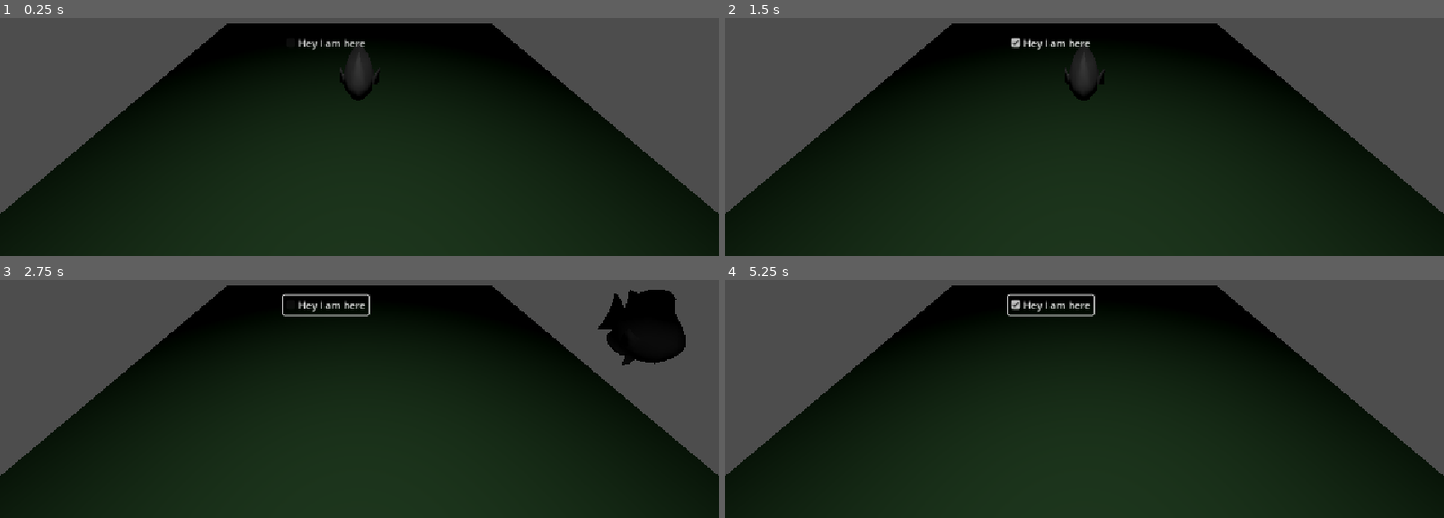
Above: before the commit, frames 1-4 (two rows, left to right).
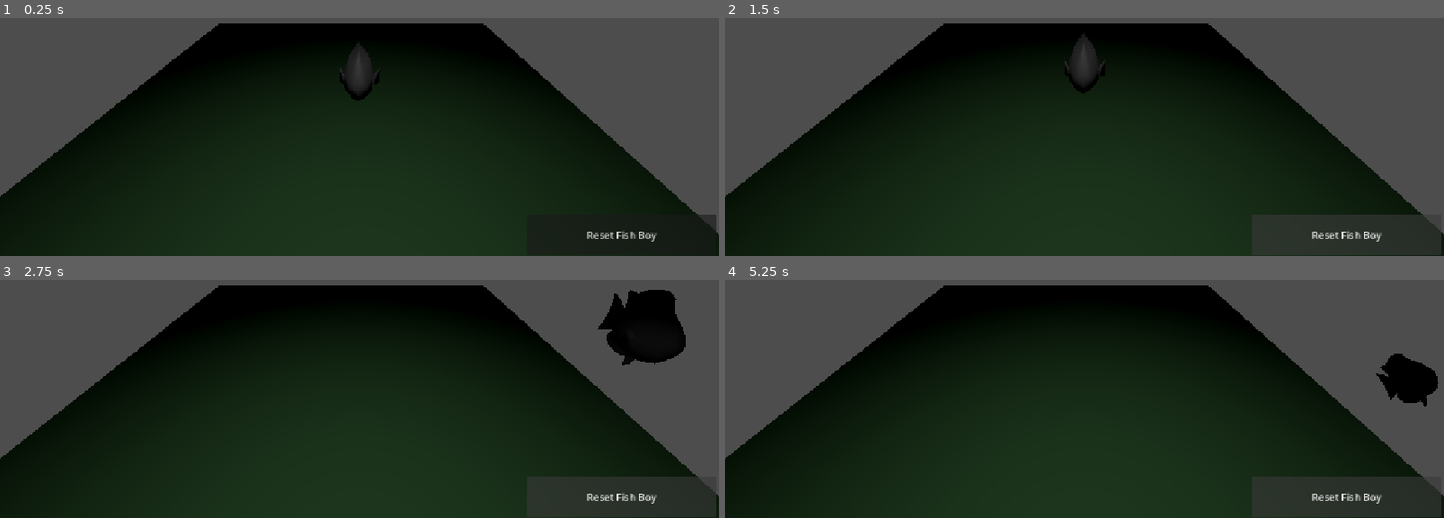
Above: after the commit, the same moments.

Repository: dragonsarebest/Fish-Game
Game: Godot game, scene res://root_scene.tscn
Same seed, same stepped clock (60 frames per second), same inputs: the game is played once before the commit and once after it.
Inputs (mouse positions are in pixels of both pictures, inside the frame that each line leads up to):
- Up to frame 1 (0.25 s): no input
- Up to frame 2 (1.5 s): click (1048, 44) at 0.5 s, where only the run before the commit has a clickable "Hey I am here"; click (1343, 234) at 1.25 s, where only the run after the commit has a clickable "Reset Fish Boy"
- Up to frame 3 (2.75 s): tap Enter at 2 s; hold Right (Move Right) from 2.03 s (still down); hold Space (Jump) from 2.03 s (still down)
- Up to frame 4 (5.25 s): release Right (Move Right) at 2.78 s; release Space (Jump) at 2.78 s; hold Down (Move Backward) 2.78-3.53 s; tap P (Swap Camera) at 2.85, 4.35 s; tap Space (Jump) at 3.02, 3.05, 3.32, 4.52, 4.55, 4.82 s; hold Right (Move Right) 3.53-4.28 s; hold Space (Jump) 3.53-4.28 s; hold Up (Move Forward) 4.28-5.03 s; hold Left (Move Left) from 5.03 s (still down); hold Space (Jump) from 5.03 s (still down)

The runs differ from the first frame. In frame 1, 3.8% of the frame differs, in the area x 0-100%, y 2-94%; in frame 2, 5.8%; in frame 3, 5.8%; in frame 4, 7.0%, in the area x 0-100%, y 2-100%.

Commit message:
spin dash

Diff:
--- a/Da Project/move_this_fucker.gd
+++ b/Da Project/move_this_fucker.gd
@@ -4,10 +4,15 @@
 var is_moving_back : bool = false
 var is_moving_left : bool = false
 var is_moving_right : bool = false
+var is_jumping : bool = false
+const JUMPING_TIME_LIMIT : float = 0.25
+var jump_timer : float = 0
 
 @export var overhead_cam : Camera3D
 
 @export var first_person_cam : Camera3D
+
+@export var curve : Curve
 
 # Called when the node enters the scene tree for the first time.
 func _ready() -> void:
@@ -17,17 +22,30 @@
 func _process(delta: float) -> void:
 
 	if is_moving_forward:
-		move_and_collide(0.1 * Vector3.FORWARD)
+		var force : Vector3 = 15 * Vector3.FORWARD
+		apply_central_force(force)
 	if is_moving_back:
 		move_and_collide(0.1 * Vector3.BACK)
 	if is_moving_right:
 		move_and_collide(0.1 * Vector3.RIGHT)
 	if is_moving_left:
 		move_and_collide(0.1 * Vector3.LEFT)
+	if is_jumping:
+		var force : Vector3 = 50 * Vector3.UP
+		var time_percentage : float = jump_timer / JUMPING_TIME_LIMIT
+		time_percentage = min(time_percentage, 1.0)
+		force *= curve.sample(time_percentage)
+		apply_force(force, Vector3(0, 0, 10))
+		jump_timer += delta
+
 
 func _input(event: InputEvent) -> void:
 	if not self.get_colliding_bodies().is_empty() and event.is_action_pressed("Jump"):
-		apply_force(Vector3(0, 500, 0))
+		is_jumping = true
+		jump_timer = 0
+	if event.is_action_released("Jump"):
+		is_jumping = false
+
 
 	if event.is_action_pressed("Move Forward"):
 		is_moving_forward = true
--- /dev/null
+++ b/Da Project/root_scene.gd
@@ -0,0 +1,24 @@
+extends Node3D
+
+var starting_transform : Transform3D
+@export var player : RigidBody3D
+@export var reset_burton : Button
+
+# Called when the node enters the scene tree for the first time.
+func _ready() -> void:
+	reset_burton.pressed.connect(on_burton_pursed)
+	starting_transform = player.transform
+
+func on_burton_pursed() -> void:
+	player.linear_velocity = Vector3.ZERO
+	player.angular_velocity = Vector3.ZERO
+
+	PhysicsServer3D.body_set_state(
+	player.get_rid(),
+	PhysicsServer3D.BODY_STATE_TRANSFORM,
+	Transform3D.IDENTITY.translated(starting_transform.origin))
+	reset_burton.release_focus()
+
+# Called every frame. 'delta' is the elapsed time since the previous frame.
+func _process(_delta: float) -> void:
+	pass
--- a/Da Project/root_scene.tscn
+++ b/Da Project/root_scene.tscn
@@ -1,8 +1,13 @@
 [gd_scene format=3 uid="uid://h87vbsp2lq5k"]
 
 [ext_resource type="Script" uid="uid://bmklaxbski273" path="res://move_this_fucker.gd" id="1_itajj"]
+[ext_resource type="Script" uid="uid://dmrntih1oq4fr" path="res://root_scene.gd" id="1_t2jh2"]
 [ext_resource type="AudioStream" uid="uid://dxwljw32woaqx" path="res://pound_noises_atmosphereic.mp3" id="2_c77vg"]
 [ext_resource type="ArrayMesh" uid="uid://b4emlm11co61t" path="res://fish.obj" id="2_iqet6"]
+
+[sub_resource type="Curve" id="Curve_iqet6"]
+_data = [Vector2(0, 1), 0.0, 0.0, 0, 0, Vector2(1, 0), 0.0, 0.0, 0, 0]
+point_count = 2
 
 [sub_resource type="CapsuleShape3D" id="CapsuleShape3D_ahg1b"]
 height = 2.1809082
@@ -13,20 +18,26 @@
 albedo_color = Color(0.31278992, 0.54416555, 0.31163722, 1)
 
 [sub_resource type="BoxShape3D" id="BoxShape3D_6jw4u"]
-size = Vector3(2.001587, 0.9388733, 1.956665)
+size = Vector3(2.001587, 0.9388733, 2.593689)
 
-[node name="Root" type="Node3D" unique_id=1451141756]
+[node name="Root" type="Node3D" unique_id=1451141756 node_paths=PackedStringArray("player", "reset_burton")]
+script = ExtResource("1_t2jh2")
+player = NodePath("RigidBody3D")
+reset_burton = NodePath("Node2D/VSplitContainer/Reset to starting pos")
 
 [node name="CameraOverhead" type="Camera3D" parent="." unique_id=1365304083]
 transform = Transform3D(1, 0, 0, 0, 0.88138115, 0.47240582, 0, -0.47240582, 0.88138115, 0, 3.268644, 3.412216)
 
 [node name="RigidBody3D" type="RigidBody3D" parent="." unique_id=569705050 node_paths=PackedStringArray("overhead_cam", "first_person_cam")]
 transform = Transform3D(1, 0, 0, 0, 1, 0, 0, 0, 1, 0, 1.5389047, 0)
+axis_lock_angular_y = true
+axis_lock_angular_z = true
 contact_monitor = true
 max_contacts_reported = 1
 script = ExtResource("1_itajj")
 overhead_cam = NodePath("../CameraOverhead")
 first_person_cam = NodePath("Player Node/Camera First Person")
+curve = SubResource("Curve_iqet6")
 
 [node name="CollisionShape3D" type="CollisionShape3D" parent="RigidBody3D" unique_id=1999633164]
 transform = Transform3D(1, 0, 0, 0, 1, 0, 0, 0, 1, 0, -0.0904541, 0)
@@ -47,12 +58,16 @@
 
 [node name="Node2D" type="Node2D" parent="." unique_id=186847828]
 
-[node name="CheckBox" type="CheckBox" parent="Node2D" unique_id=1255666854]
-offset_left = 454.0
-offset_top = 291.0
-offset_right = 590.0
-offset_bottom = 322.0
-text = "Hey I am here"
+[node name="VSplitContainer" type="VSplitContainer" parent="Node2D" unique_id=139962781]
+offset_left = 844.0
+offset_top = 582.0
+offset_right = 1148.0
+offset_bottom = 646.0
+
+[node name="Reset to starting pos" type="Button" parent="Node2D/VSplitContainer" unique_id=286153858]
+layout_mode = 2
+focus_mode = 1
+text = "Reset Fish Boy"
 
 [node name="AudioStreamPlayer3D" type="AudioStreamPlayer3D" parent="." unique_id=1674289622]
 transform = Transform3D(1, 0, 0, 0, 1, 0, 0, 0, 1, 0, 0, -0.047696114)
@@ -65,12 +80,13 @@
 spot_range = 12.131983
 
 [node name="MeshInstance3D" type="MeshInstance3D" parent="." unique_id=106120368]
-transform = Transform3D(4.4155083, 0, 0, 0, 1, 0, 0, 0, 4.782216, 0, 0, 0)
+transform = Transform3D(4.4155083, 0, 0, 0, 1, 0, 0, 0, 4.782216, -0.2729864, 0, 0)
 mesh = SubResource("PlaneMesh_ahg1b")
 surface_material_override/0 = SubResource("StandardMaterial3D_c77vg")
 
 [node name="StaticBody3D" type="StaticBody3D" parent="MeshInstance3D" unique_id=1349847797]
+transform = Transform3D(1, 0, 0, 0, 1, 0, 0, 0, 1, 0.061825123, 0, 0)
 
 [node name="CollisionShape3D" type="CollisionShape3D" parent="MeshInstance3D/StaticBody3D" unique_id=1399354097]
-transform = Transform3D(1, 0, 0, 0, 1, 0, 0, 0, 1, 0.020202626, -0.39915466, 0.010681133)
+transform = Transform3D(1, 0, 0, 0, 1, 0, 0, 0, 1, 0.020202626, -0.39915466, 0.3291931)
 shape = SubResource("BoxShape3D_6jw4u")
Not shown, added: Da Project/root_scene.gd.uid
